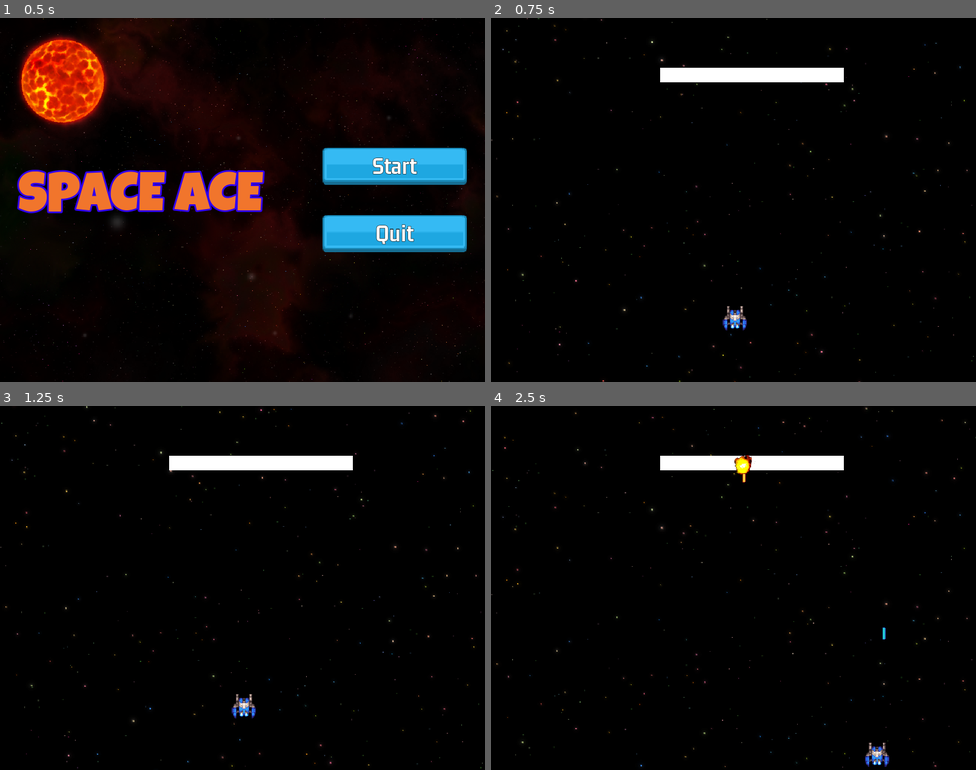
Above: before the commit, frames 1-4 (two rows, left to right).
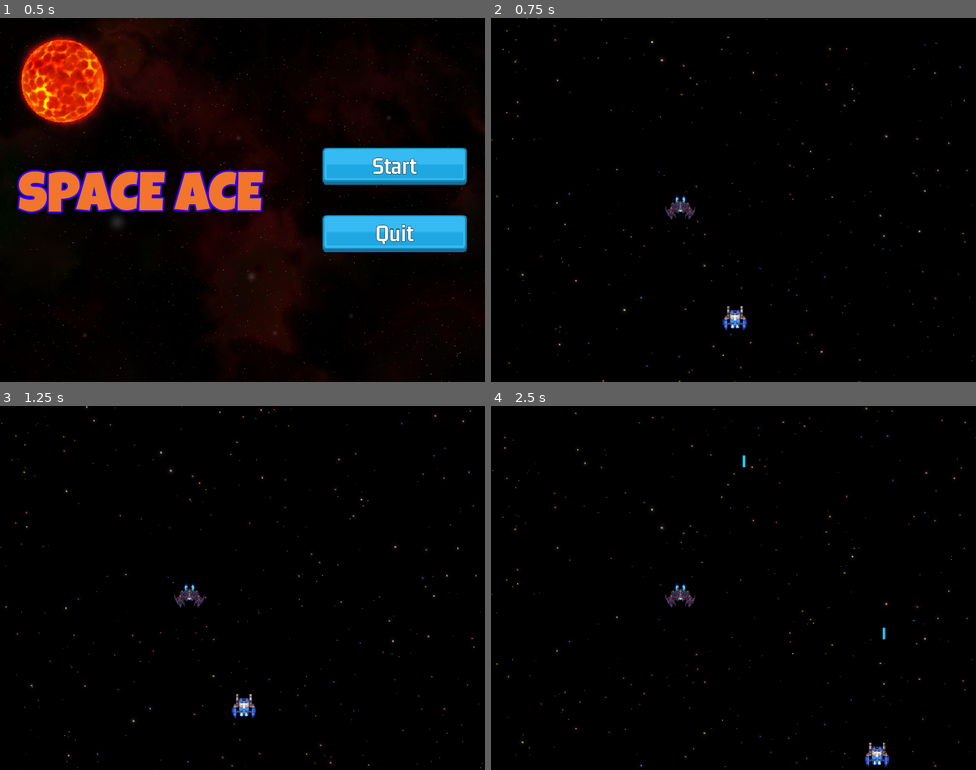
Above: after the commit, the same moments.

Repository: fj0lverkr/space-ace
Game: Godot game, scene res://scenes/main/main.tscn
Two runs of this game, one before a commit and one after it. Both use one fixed random seed, a clock stepped at 60 frames per second and the inputs below. Sound files missing from this copy of the repository are replaced by a short silence.
Inputs (mouse positions are in pixels of both pictures, inside the frame that each line leads up to):
- Up to frame 1 (0.5 s): no input
- Up to frame 2 (0.75 s): click "Start" at 0.5 s
- Up to frame 3 (1.25 s): no input
- Up to frame 4 (2.5 s): move the mouse to (840, 569) at 1.27 s; hold D (right) 1.28-2.03 s; click (840, 569) at 1.35 s; move the mouse to (636, 606) at 2.02 s; hold S (down) from 2.03 s (still down); click (636, 606) at 2.1 s

Frame 1 is identical in both runs. In frame 2, 1.7% of the frame differs, in the area x 34-73%, y 13-56%; in frame 3, 1.7%; in frame 4, 1.8%.

Commit message:
basic enemy setup

Diff:
--- /dev/null
+++ b/scenes/enemies/base_enemy.gd
@@ -0,0 +1,40 @@
+class_name BaseEnemy
+extends PathFollow2D
+
+enum Type {ZIPPER, BIO, BOMBER}
+enum Variant {YELLOW, BLUE, RED}
+
+const FLICKER: String = "flicker"
+
+@onready
+var sprite: AnimatedSprite2D = $Sprite
+@onready
+var animation_player: AnimationPlayer = $AnimationPlayer
+@onready
+var timer: Timer = $OutOfTime
+
+var _health: int = 100
+var _speed: float = 100
+var _duration: float = 30
+
+
+func _ready() -> void:
+	timer.wait_time = _duration
+	timer.start()
+
+
+func _process(_delta: float) -> void:
+	pass
+
+
+func setup(_t: Variant) -> void:
+	pass
+
+
+func _on_out_of_time_timeout() -> void:
+	animation_player.play(FLICKER)
+
+
+func _on_animation_player_animation_finished(anim_name: StringName) -> void:
+	if anim_name == FLICKER:
+		queue_free()
--- /dev/null
+++ b/scenes/enemies/base_enemy.tscn
@@ -0,0 +1,63 @@
+[gd_scene load_steps=6 format=3 uid="uid://bev4wimedk8q"]
+
+[ext_resource type="Script" path="res://scenes/enemies/base_enemy.gd" id="1_vvqcf"]
+[ext_resource type="PackedScene" uid="uid://bn3b3t3pwf5vw" path="res://scenes/collidable_object/collidable_object.tscn" id="2_7tfwu"]
+
+[sub_resource type="Animation" id="Animation_u4rhv"]
+resource_name = "flicker"
+length = 0.5
+step = 0.01
+tracks/0/type = "value"
+tracks/0/imported = false
+tracks/0/enabled = true
+tracks/0/path = NodePath("Sprite:self_modulate")
+tracks/0/interp = 1
+tracks/0/loop_wrap = true
+tracks/0/keys = {
+"times": PackedFloat32Array(0, 0.1, 0.15, 0.25, 0.3, 0.35, 0.4, 0.45, 0.48, 0.5),
+"transitions": PackedFloat32Array(1, 1, 1, 1, 1, 1, 1, 1, 1, 1),
+"update": 0,
+"values": [Color(1, 1, 1, 1), Color(1, 1, 1, 0), Color(1, 1, 1, 1), Color(1, 1, 1, 0), Color(1, 1, 1, 1), Color(1, 1, 1, 0), Color(1, 1, 1, 1), Color(1, 1, 1, 0), Color(1, 1, 1, 1), Color(1, 1, 1, 0)]
+}
+
+[sub_resource type="Animation" id="Animation_6idu0"]
+length = 0.001
+tracks/0/type = "value"
+tracks/0/imported = false
+tracks/0/enabled = true
+tracks/0/path = NodePath("Sprite:self_modulate")
+tracks/0/interp = 1
+tracks/0/loop_wrap = true
+tracks/0/keys = {
+"times": PackedFloat32Array(0),
+"transitions": PackedFloat32Array(1),
+"update": 0,
+"values": [Color(1, 1, 1, 1)]
+}
+
+[sub_resource type="AnimationLibrary" id="AnimationLibrary_jgij4"]
+_data = {
+"RESET": SubResource("Animation_6idu0"),
+"flicker": SubResource("Animation_u4rhv")
+}
+
+[node name="BaseEnemy" type="PathFollow2D"]
+script = ExtResource("1_vvqcf")
+
+[node name="CollidableObject" parent="." instance=ExtResource("2_7tfwu")]
+collision_layer = 2
+collision_mask = 5
+
+[node name="Sprite" type="AnimatedSprite2D" parent="."]
+
+[node name="OutOfTime" type="Timer" parent="."]
+wait_time = 30.0
+one_shot = true
+
+[node name="AnimationPlayer" type="AnimationPlayer" parent="."]
+libraries = {
+"": SubResource("AnimationLibrary_jgij4")
+}
+
+[connection signal="timeout" from="OutOfTime" to="." method="_on_out_of_time_timeout"]
+[connection signal="animation_finished" from="AnimationPlayer" to="." method="_on_animation_player_animation_finished"]
--- /dev/null
+++ b/scenes/enemies/enemy_zipper.gd
@@ -0,0 +1,36 @@
+class_name EnemyZipper
+extends BaseEnemy
+
+const HEALTH: Dictionary = {
+	Variant.YELLOW: 100,
+	Variant.BLUE: 150,
+	Variant.RED: 200
+}
+
+const SPEED: Dictionary = {
+	Variant.YELLOW: 100,
+	Variant.BLUE: 120,
+	Variant.RED: 150
+}
+
+const VARIANT: Dictionary = {
+	Variant.YELLOW: "yellow",
+	Variant.BLUE: "blue",
+	Variant.RED: "red"
+}
+
+var _variant: String = "yellow"
+
+func _ready() -> void:
+	super._ready()
+	sprite.play(_variant)
+
+
+func _process(delta: float) -> void:
+	super._process(delta)
+
+
+func setup(t: Variant) -> void:
+	_health = HEALTH[t]
+	_speed = SPEED[t]
+	_variant = VARIANT[t]
--- /dev/null
+++ b/scenes/enemies/enemy_zipper.tscn
@@ -0,0 +1,127 @@
+[gd_scene load_steps=20 format=3 uid="uid://47n3owtri7p0"]
+
+[ext_resource type="PackedScene" uid="uid://bev4wimedk8q" path="res://scenes/enemies/base_enemy.tscn" id="1_i1122"]
+[ext_resource type="Texture2D" uid="uid://v7dynwjrgx7" path="res://assets/ships/zipper_2.png" id="2_fkvi5"]
+[ext_resource type="Texture2D" uid="uid://ukymmea2v7wr" path="res://assets/ships/zipper_1.png" id="2_ppdy1"]
+[ext_resource type="Script" path="res://scenes/enemies/enemy_zipper.gd" id="2_sl04y"]
+[ext_resource type="Texture2D" uid="uid://dq8o72248jdnc" path="res://assets/ships/zipper_3.png" id="3_rf7i5"]
+
+[sub_resource type="RectangleShape2D" id="RectangleShape2D_fnca0"]
+size = Vector2(40, 17)
+
+[sub_resource type="AtlasTexture" id="AtlasTexture_eqgqy"]
+atlas = ExtResource("2_fkvi5")
+region = Rect2(0, 0, 48, 32)
+
+[sub_resource type="AtlasTexture" id="AtlasTexture_08sfv"]
+atlas = ExtResource("2_fkvi5")
+region = Rect2(48, 0, 48, 32)
+
+[sub_resource type="AtlasTexture" id="AtlasTexture_nlirq"]
+atlas = ExtResource("2_fkvi5")
+region = Rect2(96, 0, 48, 32)
+
+[sub_resource type="AtlasTexture" id="AtlasTexture_wv2uc"]
+atlas = ExtResource("2_fkvi5")
+region = Rect2(144, 0, 48, 32)
+
+[sub_resource type="AtlasTexture" id="AtlasTexture_b2dyk"]
+atlas = ExtResource("3_rf7i5")
+region = Rect2(0, 0, 48, 32)
+
+[sub_resource type="AtlasTexture" id="AtlasTexture_rnice"]
+atlas = ExtResource("3_rf7i5")
+region = Rect2(48, 0, 48, 32)
+
+[sub_resource type="AtlasTexture" id="AtlasTexture_81w0a"]
+atlas = ExtResource("3_rf7i5")
+region = Rect2(96, 0, 48, 32)
+
+[sub_resource type="AtlasTexture" id="AtlasTexture_j0wox"]
+atlas = ExtResource("3_rf7i5")
+region = Rect2(144, 0, 48, 32)
+
+[sub_resource type="AtlasTexture" id="AtlasTexture_pt3x3"]
+atlas = ExtResource("2_ppdy1")
+region = Rect2(0, 0, 48, 32)
+
+[sub_resource type="AtlasTexture" id="AtlasTexture_c07ad"]
+atlas = ExtResource("2_ppdy1")
+region = Rect2(48, 0, 48, 32)
+
+[sub_resource type="AtlasTexture" id="AtlasTexture_p0eil"]
+atlas = ExtResource("2_ppdy1")
+region = Rect2(96, 0, 48, 32)
+
+[sub_resource type="AtlasTexture" id="AtlasTexture_8eueq"]
+atlas = ExtResource("2_ppdy1")
+region = Rect2(144, 0, 48, 32)
+
+[sub_resource type="SpriteFrames" id="SpriteFrames_bqoph"]
+animations = [{
+"frames": [{
+"duration": 1.0,
+"texture": SubResource("AtlasTexture_eqgqy")
+}, {
+"duration": 1.0,
+"texture": SubResource("AtlasTexture_08sfv")
+}, {
+"duration": 1.0,
+"texture": SubResource("AtlasTexture_nlirq")
+}, {
+"duration": 1.0,
+"texture": SubResource("AtlasTexture_wv2uc")
+}],
+"loop": true,
+"name": &"blue",
+"speed": 8.0
+}, {
+"frames": [{
+"duration": 1.0,
+"texture": SubResource("AtlasTexture_b2dyk")
+}, {
+"duration": 1.0,
+"texture": SubResource("AtlasTexture_rnice")
+}, {
+"duration": 1.0,
+"texture": SubResource("AtlasTexture_81w0a")
+}, {
+"duration": 1.0,
+"texture": SubResource("AtlasTexture_j0wox")
+}],
+"loop": true,
+"name": &"red",
+"speed": 8.0
+}, {
+"frames": [{
+"duration": 1.0,
+"texture": SubResource("AtlasTexture_pt3x3")
+}, {
+"duration": 1.0,
+"texture": SubResource("AtlasTexture_c07ad")
+}, {
+"duration": 1.0,
+"texture": SubResource("AtlasTexture_p0eil")
+}, {
+"duration": 1.0,
+"texture": SubResource("AtlasTexture_8eueq")
+}],
+"loop": true,
+"name": &"yellow",
+"speed": 8.0
+}]
+
+[node name="EnemyZipper" instance=ExtResource("1_i1122")]
+script = ExtResource("2_sl04y")
+
+[node name="Shape" parent="CollidableObject" index="0"]
+position = Vector2(0, -1.5)
+shape = SubResource("RectangleShape2D_fnca0")
+
+[node name="Sprite" parent="." index="1"]
+sprite_frames = SubResource("SpriteFrames_bqoph")
+animation = &"red"
+autoplay = "yellow"
+flip_v = true
+
+[editable path="CollidableObject"]
--- a/scenes/level/level.gd
+++ b/scenes/level/level.gd
@@ -13,8 +13,7 @@
 
 	# for testing purposes
 	#SignalBus.on_try_powerup.emit(100.0, PowerUp.Type.SHIELD, Vector2(100.0, 100.0))
-	#SignalBus.on_explode.emit(Explosion.Type.EXPLOSION, Vector2(300.0, 250.0))
-	#SignalBus.on_explode.emit(Explosion.Type.BOOM, Vector2(200.0, 250.0))
+	SignalBus.on_request_enemy.emit(BaseEnemy.Type.ZIPPER, BaseEnemy.Variant.BLUE)
 
 
 func _process(delta: float) -> void:
--- a/scenes/level/level.tscn
+++ b/scenes/level/level.tscn
@@ -1,9 +1,8 @@
-[gd_scene load_steps=7 format=3 uid="uid://bv6eyxurfctkh"]
+[gd_scene load_steps=6 format=3 uid="uid://bv6eyxurfctkh"]
 
 [ext_resource type="Script" path="res://scenes/level/level.gd" id="1_mgefi"]
 [ext_resource type="PackedScene" uid="uid://bs8qampxx75ga" path="res://scenes/pause/pause.tscn" id="2_dk1hs"]
 [ext_resource type="PackedScene" uid="uid://dvgekg7u15jhr" path="res://scenes/level_bg/level_bg.tscn" id="3_3ioev"]
-[ext_resource type="PackedScene" uid="uid://dks7b3wdmwic3" path="res://scenes/debug/training_dummy.tscn" id="4_3g5ps"]
 [ext_resource type="PackedScene" uid="uid://6uyq43b3x314" path="res://scenes/player/player.tscn" id="4_ney5u"]
 [ext_resource type="PackedScene" uid="uid://dvfmgnuboyhc0" path="res://scenes/object_factory/object_factory.tscn" id="5_lifmh"]
 
@@ -15,8 +14,6 @@
 
 [node name="LevelBg" parent="." instance=ExtResource("3_3ioev")]
 
-[node name="TrainingDummy" parent="." instance=ExtResource("4_3g5ps")]
-
 [node name="Player" parent="." instance=ExtResource("4_ney5u")]
 position = Vector2(322, 396)
 
--- a/scenes/object_factory/object_factory.gd
+++ b/scenes/object_factory/object_factory.gd
@@ -6,6 +6,7 @@
 const ENEMY_BOMB: PackedScene = preload("res://scenes/bullets/bomb/enemy_bomb.tscn")
 const POWER_UP: PackedScene = preload("res://scenes/power_up/power_up.tscn")
 const EXPLOSION: PackedScene = preload("res://scenes/explosion/explosion.tscn")
+const ZIPPER: PackedScene = preload("res://scenes/enemies/enemy_zipper.tscn")
 
 const ADD_OBJECT: String = "_add_object"
 
@@ -14,11 +15,16 @@
     SignalBus.on_shoot.connect(_on_shoot)
     SignalBus.on_try_powerup.connect(_on_try_powerup)
     SignalBus.on_explode.connect(_on_explode)
+    SignalBus.on_request_enemy.connect(_on_request_enemy)
 
 
 func _add_object(obj: Node, gp: Vector2) -> void:
     add_child(obj)
     obj.global_position = gp
+
+
+func _add_follower_to_path(f: PathFollow2D, p: Path2D) -> void:
+    p.add_child(f)
 
 
 func _on_shoot(bt: BaseBullet.BulletType, dir: Vector2, speed: float, gp: Vector2) -> void:
@@ -51,3 +57,13 @@
     var ex: Explosion = EXPLOSION.instantiate()
     ex.setup(type)
     call_deferred(ADD_OBJECT, ex, gp)
+
+
+func _on_request_enemy(type: BaseEnemy.Type, variant: BaseEnemy.Variant, _path: Path2D = null) -> void:
+    # this should add a zipper of type variant as a child of path, for now we just add it and set the _path to optional
+    var enemy: BaseEnemy
+    match type:
+        BaseEnemy.Type.ZIPPER:
+            enemy = ZIPPER.instantiate()
+    enemy.setup(variant)
+    call_deferred(ADD_OBJECT, enemy, Vector2(250.0, 250.0))
--- a/singletons/signal_bus.gd
+++ b/singletons/signal_bus.gd
@@ -6,3 +6,4 @@
 signal on_try_powerup(chance: float, type: PowerUp.Type, gp: Vector2)
 signal on_get_powerup(pt: PowerUp.Type)
 signal on_explode(type: Explosion.Type, gp: Vector2)
+signal on_request_enemy(type: BaseEnemy.Type, variant: BaseEnemy.Variant) # TODO add a Path2D here later
